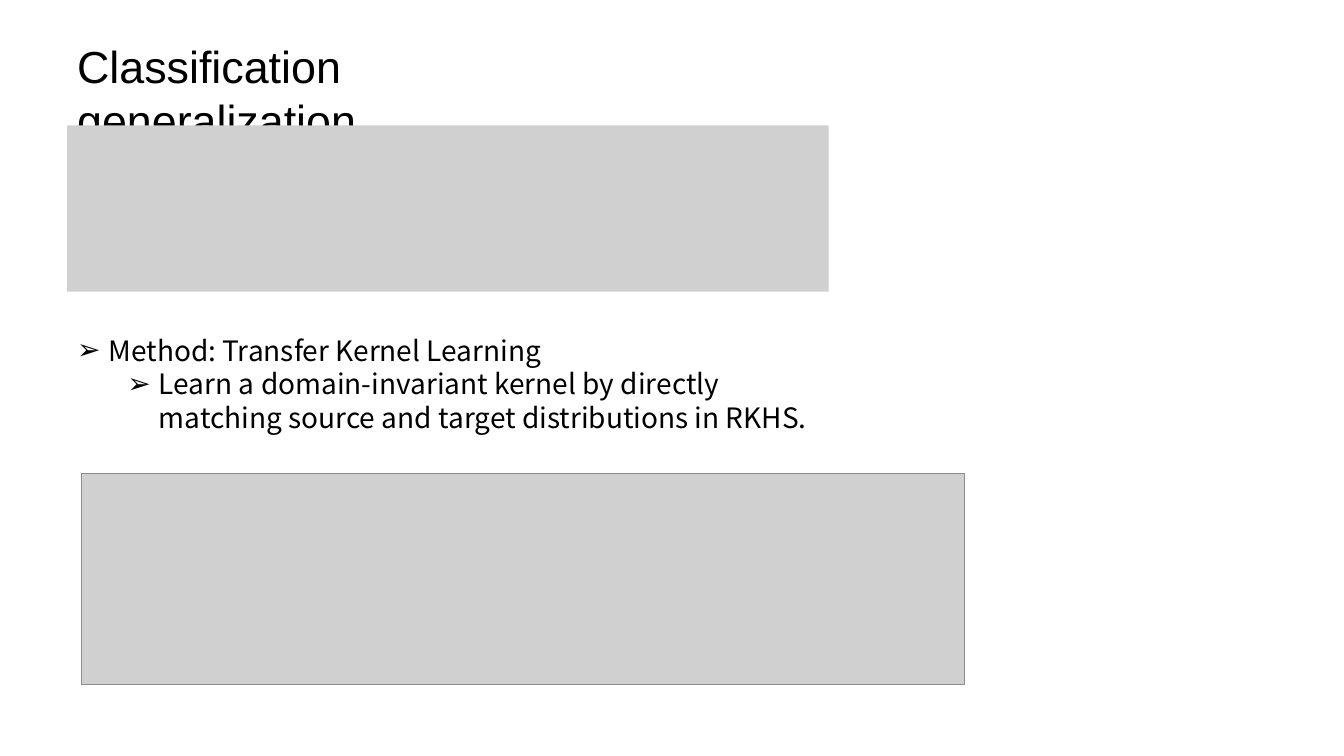
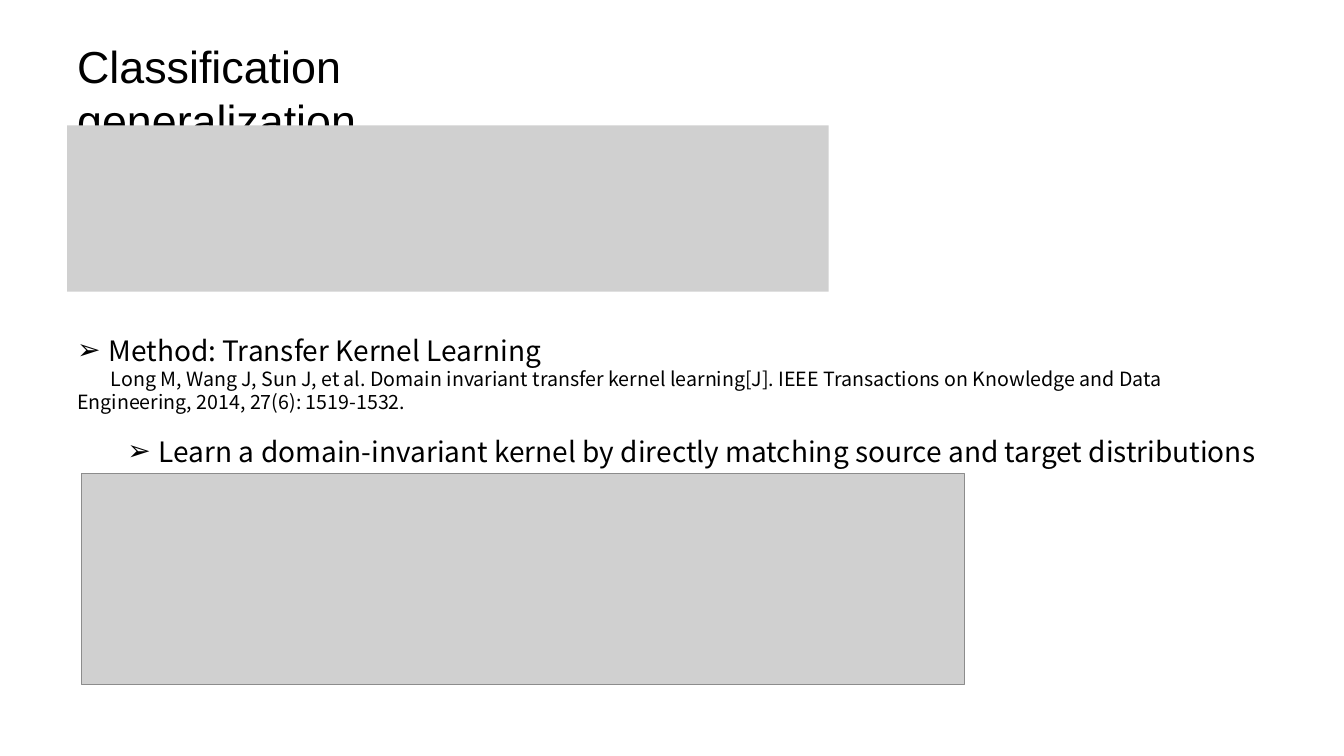
Before and after one commit to psj1997/classification_generalization, a slide deck: slide 5 of work_report/7.29工作汇报.pptx. Drawn at 1344x756 pixels with LibreOffice and Linux fonts; fonts in the diff are those of the drawing; grey boxes stand for pictures. Boxes give left, top, right and bottom in pixels: in the first picture for what was removed or moved away, otherwise in the second. Text is boxed around its words. In the diff, an @@ line names an element or a change of style, - is before the commit and + after.

```diff
--- a/work_report/7.29工作汇报.pptx
+++ b/work_report/7.29工作汇报.pptx
@@ text at (x1=77, y1=366, x2=1161, y2=414): paragraph added @@
+Long M, Wang J, Sun J, et al. Domain invariant transfer kernel learning[J]. IEEE Transactions on Knowledge and Data Engineering, 2014, 27(6): 1519-1532.
```
Also in this commit, not shown: 3 other slides changed, 1 slide added, 1 slide removed.
